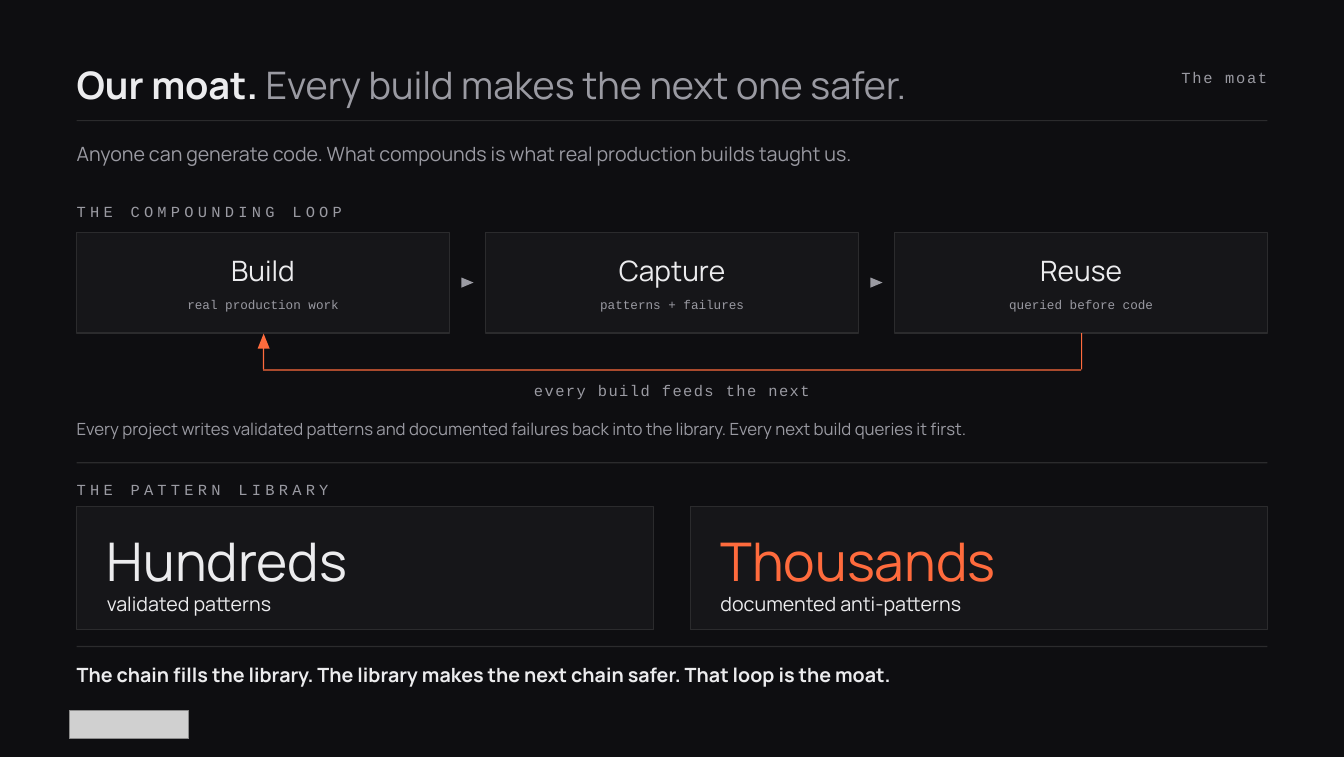
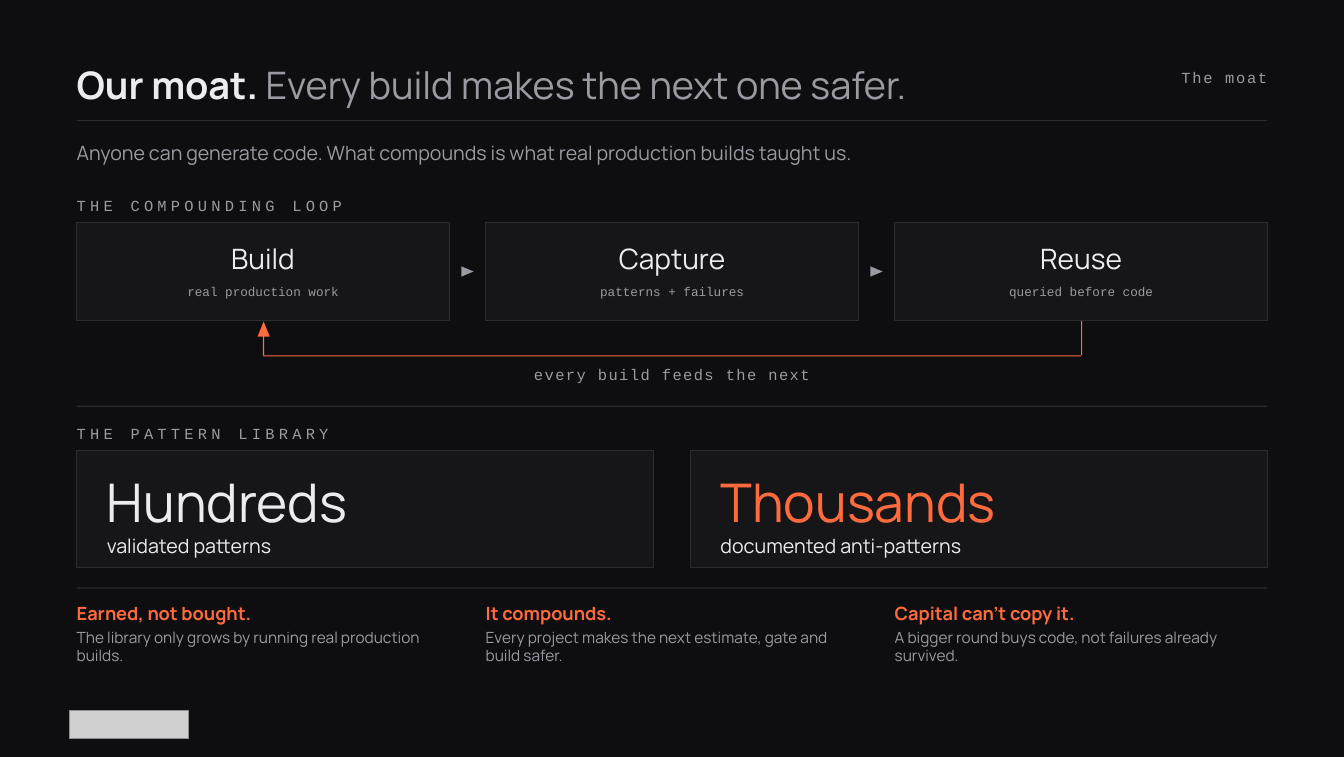
Before and after one commit to athenarunai-gif/Athena, a slide deck: slide 4 of decks/Pitch_Deck_AthenaRun_v4.pptx. Drawn at 1344x757 pixels with LibreOffice and Linux fonts; fonts in the diff are those of the drawing; grey boxes stand for pictures. Boxes give left, top, right and bottom in pixels: in the first picture for what was removed or moved away, otherwise in the second. Text is boxed around its words. In the diff, an @@ line names an element or a change of style, - is before the commit and + after.

```diff
--- a/decks/Pitch_Deck_AthenaRun_v4.pptx
+++ b/decks/Pitch_Deck_AthenaRun_v4.pptx
@@ text "THE COMPOUNDING LOOP": place and size @@
-text "THE COMPOUNDING LOOP" at [77,206,342,217]
+text "THE COMPOUNDING LOOP" at [77,200,342,211]
@@ 5 rectangles, 3 texts, 3 triangles: place and size @@
-5 rectangles, 3 texts, 3 triangles at [77,232,1267,369]
+5 rectangles, 3 texts, 3 triangles at [77,222,1267,355]
@@ 4 texts, 1 rectangle: place and size @@
-4 texts, 1 rectangle at [187,300,1153,399]
+4 texts, 1 rectangle at [187,287,1153,383]
@@ rectangle: place and size @@
-rectangle at [77,462,1267,463]
+rectangle at [77,406,1267,407]
@@ text "THE PATTERN LIBRARY": place and size @@
-text "THE PATTERN LIBRARY" at [77,485,328,495]
+text "THE PATTERN LIBRARY" at [77,429,328,439]
@@ text removed at [77,422,966,439] @@
-Every project writes validated patterns and documented failures back into the library. Every next build queries it first.
@@ rectangle: place and size @@
-rectangle at [77,507,654,630]
+rectangle at [77,450,654,567]
@@ rectangle: place and size @@
-rectangle at [690,507,1267,630]
+rectangle at [690,450,1267,567]
@@ 4 texts, 1 rectangle: place and size @@
-4 texts, 1 rectangle at [77,542,1267,647]
+4 texts, 1 rectangle at [77,483,1267,588]
@@ text "The library only grows by ..." at [77,632,420,661]: vertical alignment middle to top @@
@@ text added at [77,607,251,625], 13 pt, text #FF6B3D, bold @@
+Earned, not bought.
@@ text added at [486,607,611,625], 13 pt, text #FF6B3D, bold @@
+It compounds.
@@ text added at [895,606,1075,625], 13 pt, text #FF6B3D, bold @@
+Capital can’t copy it.
@@ text at [77,632,420,661]: text changed; size 14 to 11 pt; text colour #ECECEE to #9A9AA2; bold off @@
-The chain fills the library. The library makes the next chain safer. That loop is the moat.
+The library only grows by running real production builds.
@@ text added at [486,632,827,661], 11 pt, text #9A9AA2 @@
+Every project makes the next estimate, gate and build safer.
@@ text added at [895,631,1217,661], 11 pt, text #9A9AA2 @@
+A bigger round buys code, not failures already survived.
```
Also in this commit, not shown: 1 other file.
